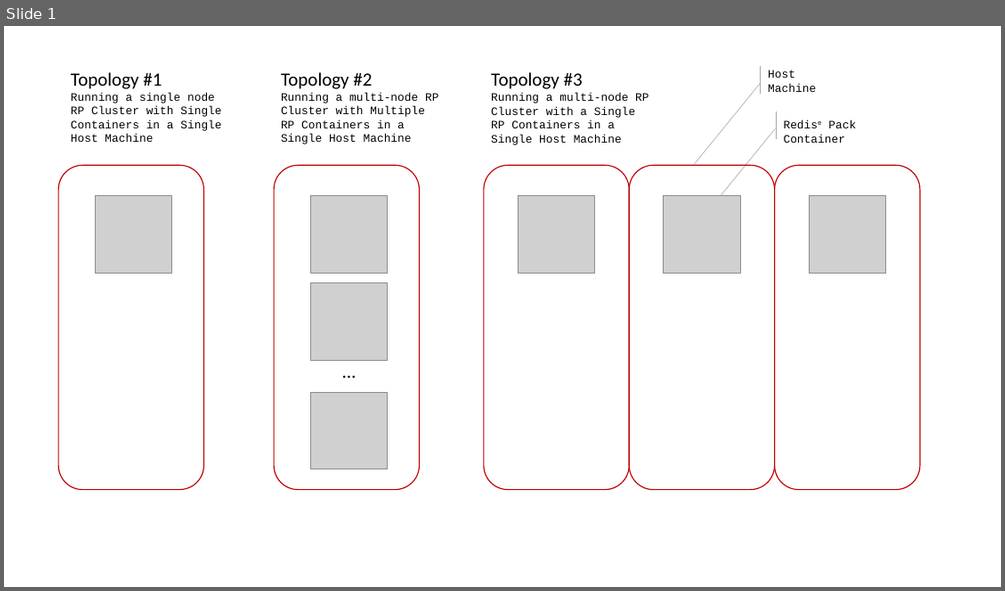
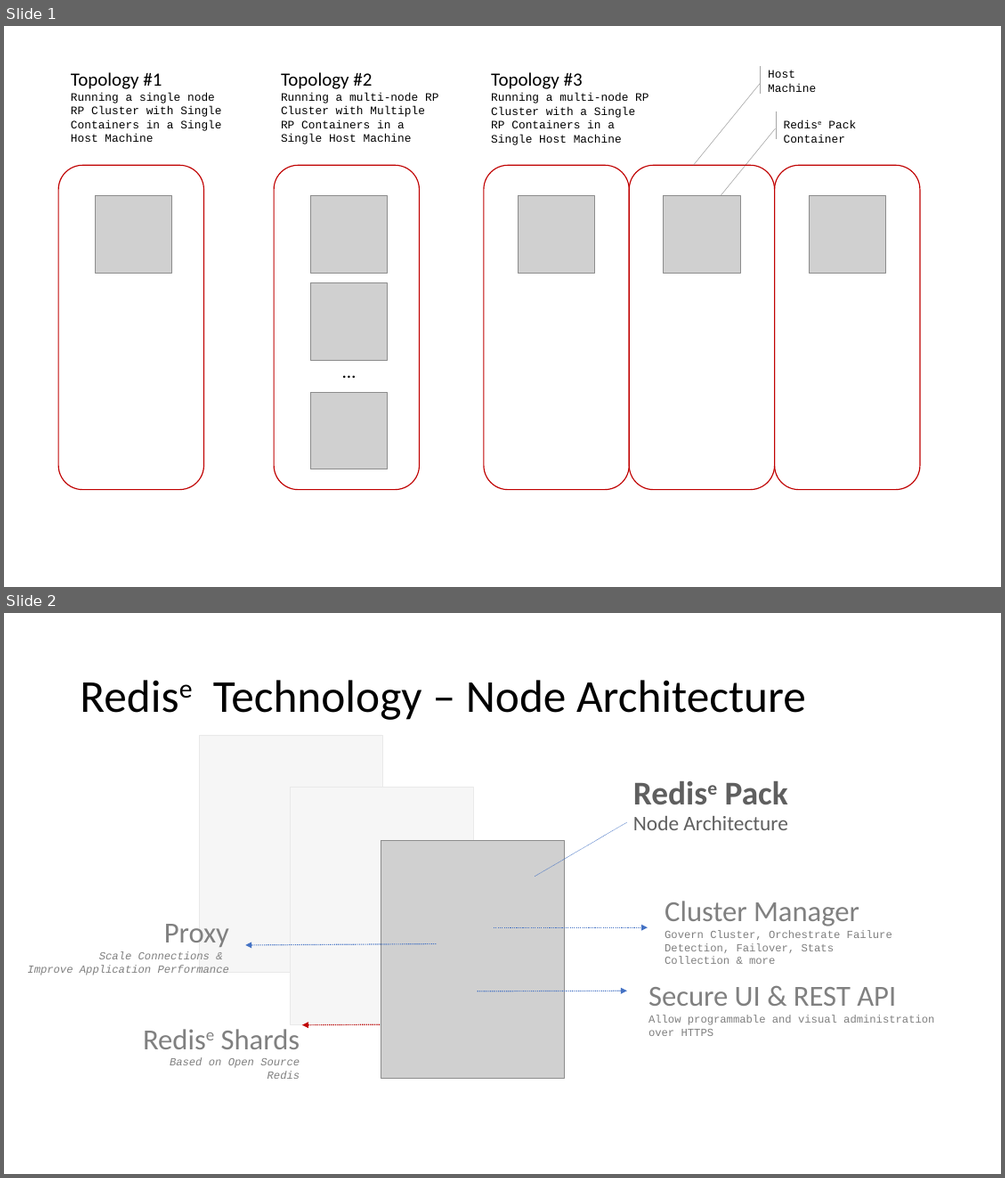
Before and after one commit to RedisLabs/DockerHub, a slide deck: images/general/topology.pptx. Shown one above the other, each under a label of ours: slide 1 before the commit, slides 1 and 2 after it. The pictures are 1005x591 and 1005x1178 pixels, drawn with LibreOffice and Linux fonts; fonts in the diff are those of the drawing; grey boxes stand for pictures. Boxes give left, top, right and bottom in pixels: in the first picture for what was removed or moved away, otherwise in the second. Text is boxed around its words. In the diff, an @@ line names an element or a change of style, - is before the commit and + after.

```diff
--- a/images/general/topology.pptx
+++ b/images/general/topology.pptx
@@ slide 2 added at bbox=[4, 613, 1001, 1174], background #FFFFFF @@
@@ title added at bbox=[213, 680, 806, 720], 44 pt, text #000000 @@
+Redise Technology – Node Architecture
@@ rectangle added at bbox=[142, 714, 521, 1036], fill #FFFFFF at 81% opacity @@
@@ picture added at bbox=[199, 735, 382, 972] @@
@@ picture added at bbox=[291, 787, 474, 1024] @@
@@ text added at bbox=[633, 781, 788, 830], 20 pt, text #5F5F5F @@
+Redise Pack
+Node Architecture
@@ line added from (535, 876) to (627, 822), #4472C4 0.5 pt dashed @@
@@ picture added at bbox=[381, 840, 565, 1078] @@
@@ text added at bbox=[664, 900, 892, 964], 10.5 pt, text #808080 @@
+Cluster Manager
+Govern Cluster, Orchestrate Failure Detection, Failover, Stats Collection & more
@@ text added at bbox=[27, 924, 229, 975], 10.5 pt, text #808080, italic @@
+Proxy
+Scale Connections &
+Improve Application Performance
@@ arrow added from (494, 928) to (647, 928), #4472C4 1 pt dashed @@
@@ arrow added from (437, 943) to (245, 945), #4472C4 1 pt dashed @@
@@ arrow added from (477, 991) to (627, 990), #4472C4 1 pt dashed @@
@@ text added at bbox=[648, 987, 934, 1036], 10.5 pt, text #808080 @@
+Secure UI & REST API
+Allow programmable and visual administration over HTTPS
@@ text added at bbox=[170, 1029, 300, 1078], 10.5 pt, text #808080, italic @@
+Redise Shards
+Based on Open Source Redis
@@ arrow added from (464, 1023) to (302, 1025), #C00000 1 pt dashed @@
```
Also in this commit, not shown: 6 other files.
